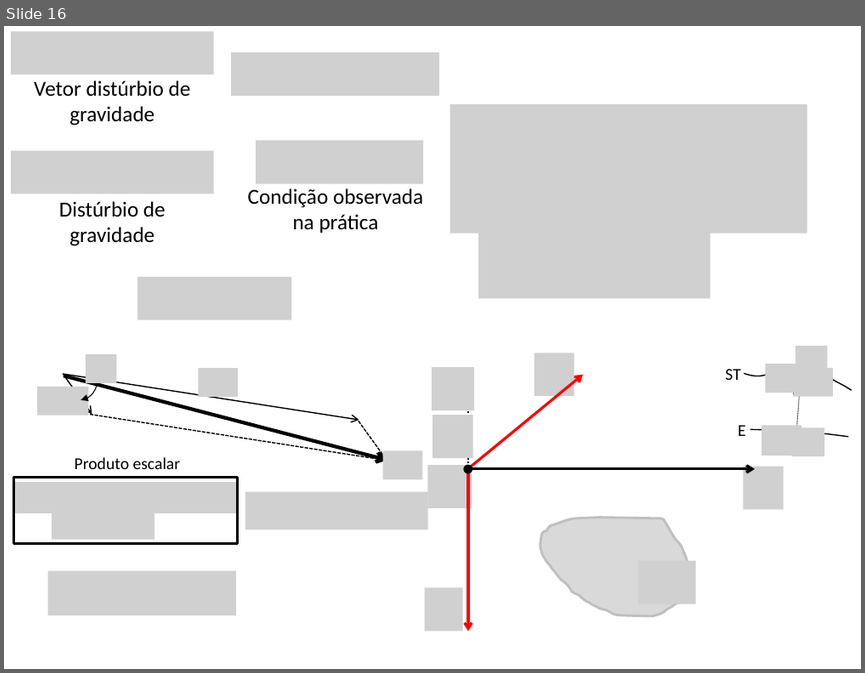
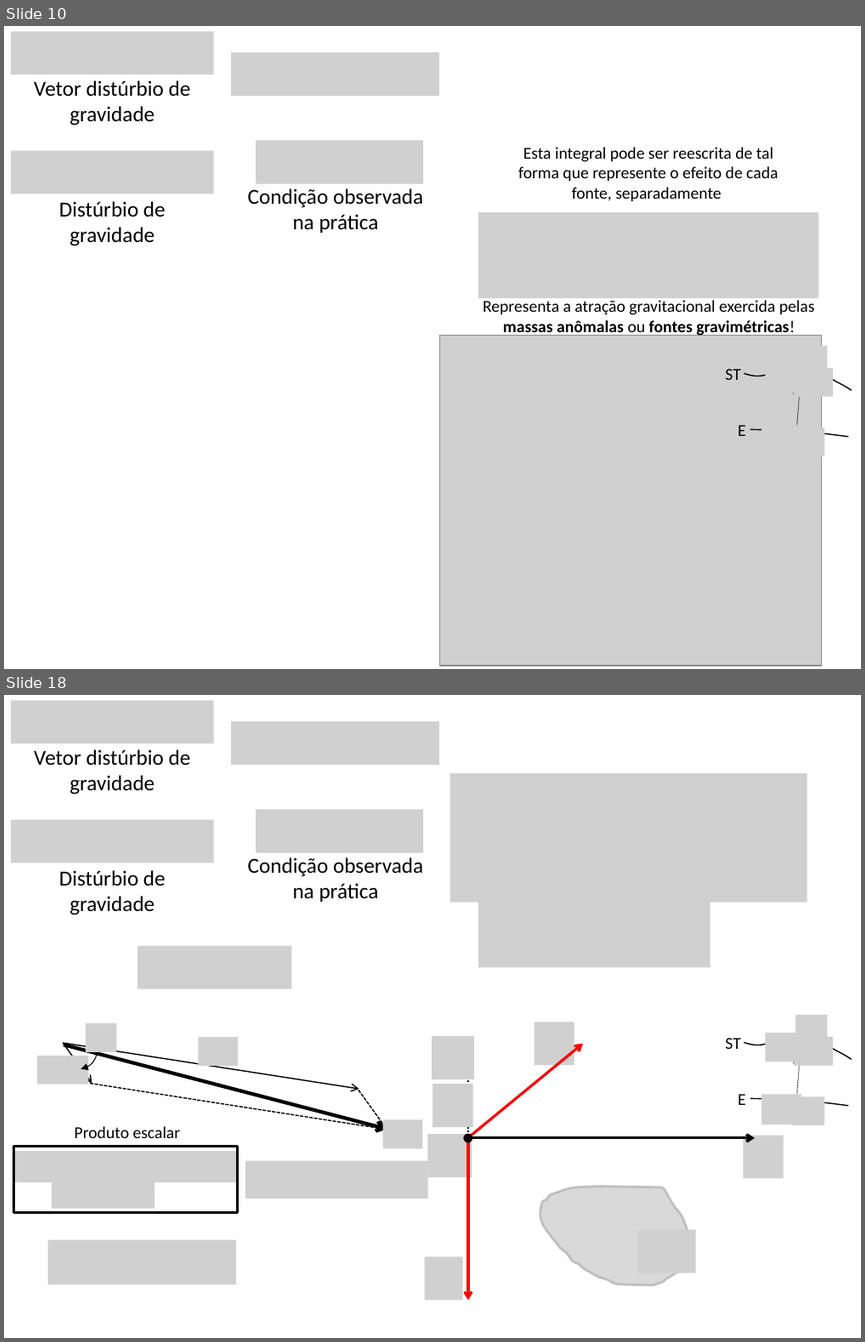
Before and after one commit to pinga-lab/CE-VII-SimBGf-2016, a slide deck: slides/5b_disturbio_gravidade.pptx. Shown one above the other, each under a label of ours: slide 16 before the commit, slides 10 and 18 after it; the slides between them are not shown. The pictures are 865x673 and 865x1342 pixels, drawn with LibreOffice and Linux fonts; fonts in the diff are those of the drawing; grey boxes stand for pictures. Boxes give left, top, right and bottom in pixels: in the first picture for what was removed or moved away, otherwise in the second. Text is boxed around its words. In the diff, an @@ line names an element or a change of style, - is before the commit and + after.

Commit message:
generalizacao do disturbio para varias fontes

```diff
--- a/slides/5b_disturbio_gravidade.pptx
+++ b/slides/5b_disturbio_gravidade.pptx
@@ slide 10 added at [4,26,861,669], background #FFFFFF @@
@@ picture added at [11,31,214,74] @@
@@ picture added at [231,52,439,96] @@
@@ text added at [34,80,191,125], 18 pt, text #000000 @@
+Vetor distúrbio de gravidade
@@ picture added at [11,150,214,193] @@
@@ picture added at [256,140,424,183] @@
@@ text added at [518,147,778,201], 14 pt, text #000000 @@
+Esta integral pode ser reescrita de tal forma que represente o efeito de cada fonte, separadamente
@@ text added at [59,201,166,246], 18 pt, text #000000 @@
+Distúrbio de gravidade
@@ text added at [248,188,423,233], 18 pt, text #000000 @@
+Condição observada
+na prática
@@ picture added at [478,213,819,299] @@
@@ text added at [483,300,815,337], 14 pt, text #000000 @@
+Representa a atração gravitacional exercida pelas massas anômalas ou fontes gravimétricas!
@@ picture added at [439,335,822,665] @@
@@ group added at [725,346,853,457]: 5 pictures, 2 freeform shapes, 2 arrows, 2 texts, 1 line @@
+E
+ST
@@ what was slide 16 is now slide 18 @@
```
Also in this commit, not shown: 8 slides changed, 1 other slide added, 1 other file.
